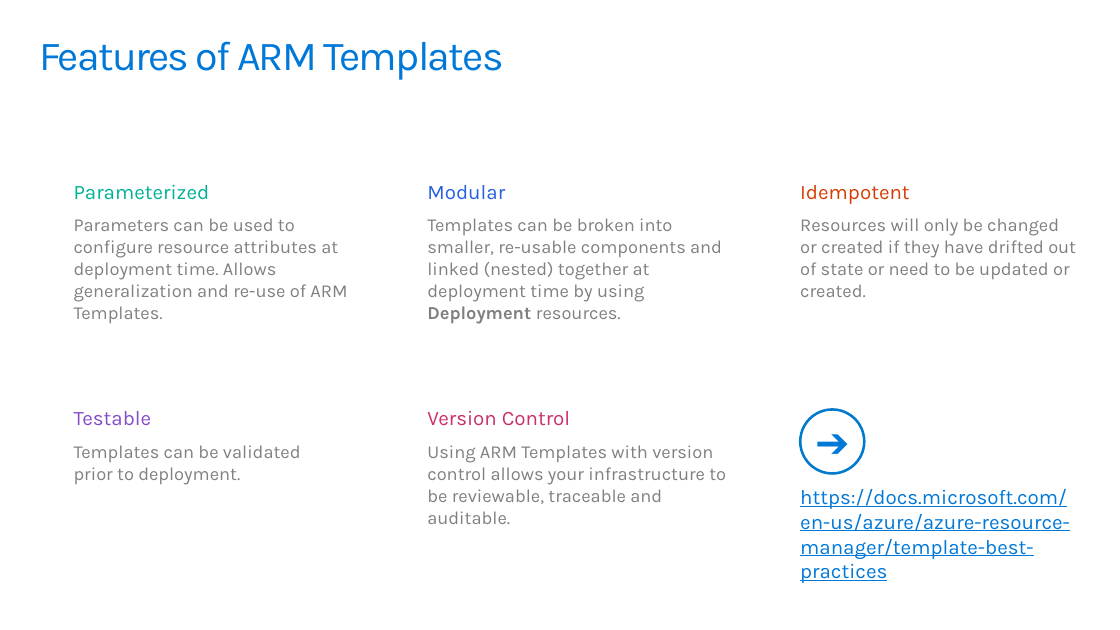
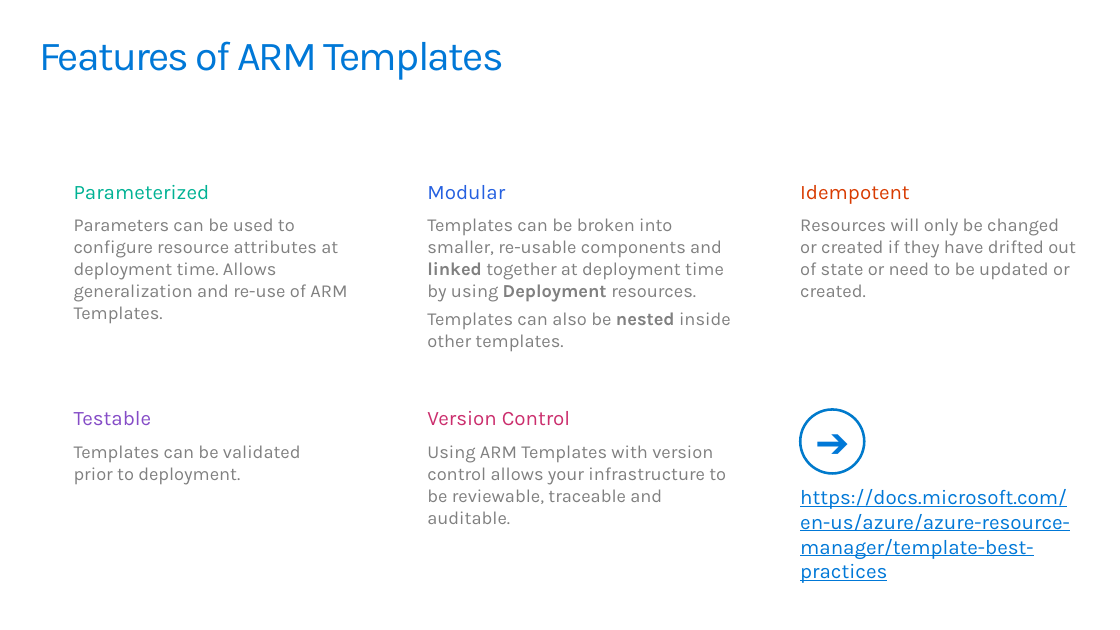
Before and after one commit to PlagueHO/Workshop-ARM-Templates, a slide deck: slide 5 of ppt/using-azure-resource-manager-templates-to-supercharge-your-azure-deployments.pptx. Drawn at 1120x630 pixels with LibreOffice and Linux fonts; fonts in the diff are those of the drawing; background and template pictures are left out. Boxes give left, top, right and bottom in pixels: in the first picture for what was removed or moved away, otherwise in the second. Text is boxed around its words. In the diff, an @@ line names an element or a change of style, - is before the commit and + after.

```diff
--- a/ppt/using-azure-resource-manager-templates-to-supercharge-your-azure-deployments.pptx
+++ b/ppt/using-azure-resource-manager-templates-to-supercharge-your-azure-deployments.pptx
@@ text at box(427, 218, 731, 351): text changed @@
-Templates can be broken into smaller, re-usable components and linked (nested) together at deployment time by using Deployment resources.
+Templates can be broken into smaller, re-usable components and linked together at deployment time by using Deployment resources.
+Templates can also be nested inside other templates.
```
Also in this commit, not shown: 3 other slides changed, 1 slide added, 10 other files.
